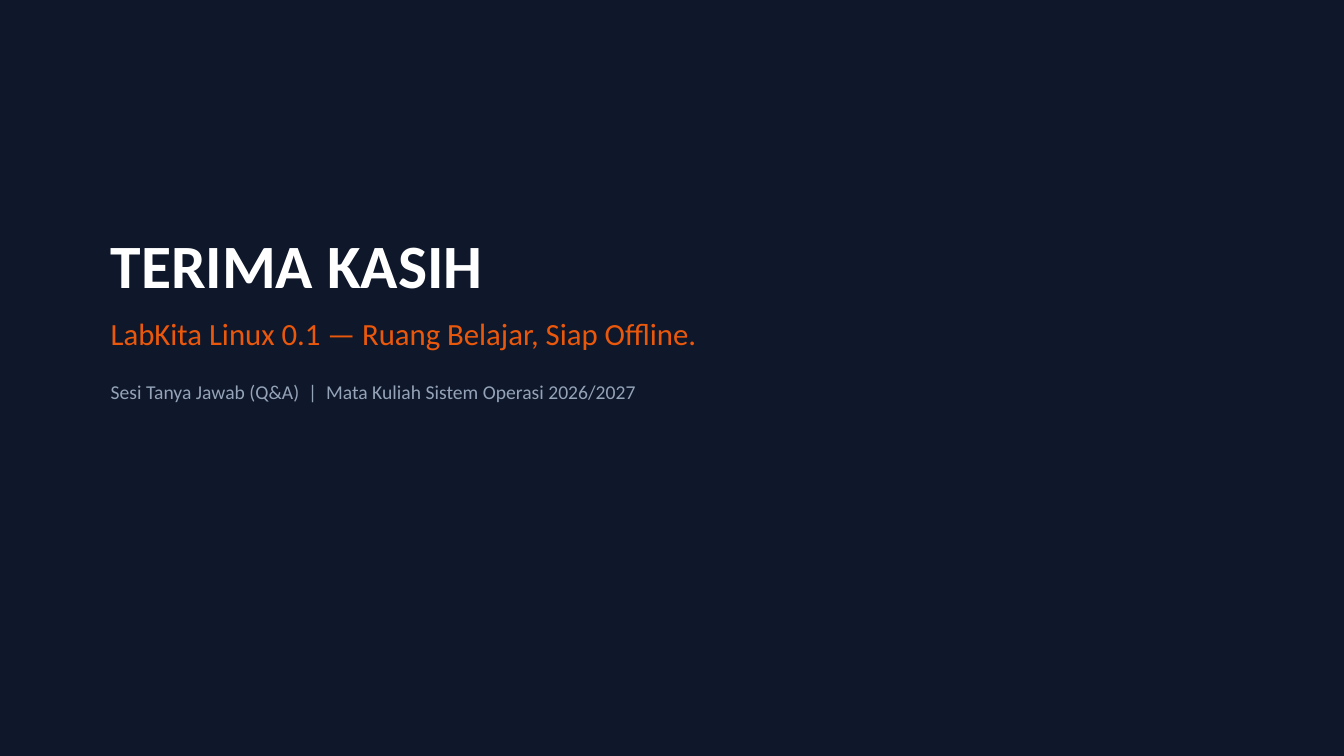
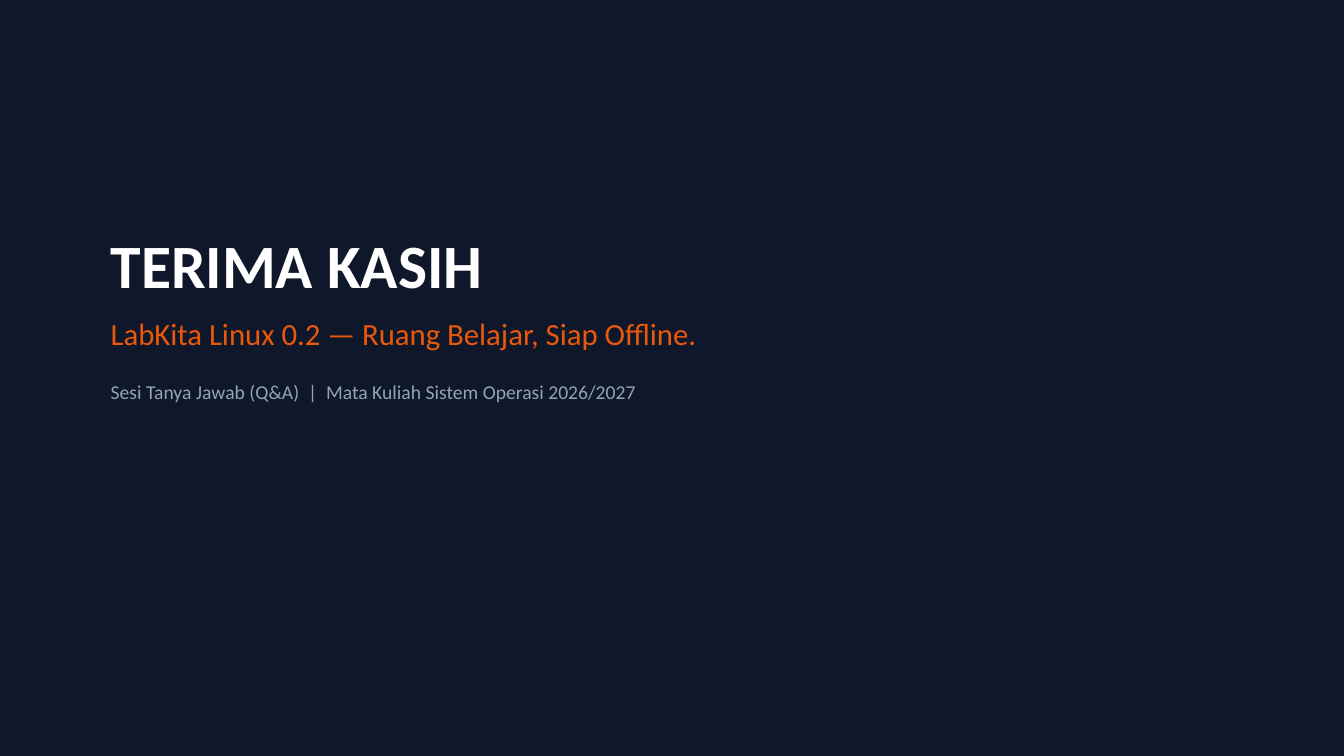
Before and after one commit to luvices/labkita, a slide deck: slide 12 of docs/presentation/labkita-presentation.pptx. Drawn at 1344x756 pixels with LibreOffice and Linux fonts; fonts in the diff are those of the drawing. Boxes give left, top, right and bottom in pixels: in the first picture for what was removed or moved away, otherwise in the second. Text is boxed around its words. In the diff, an @@ line names an element or a change of style, - is before the commit and + after.

```diff
--- a/docs/presentation/labkita-presentation.pptx
+++ b/docs/presentation/labkita-presentation.pptx
@@ text at [111,323,696,351]: text changed @@
-LabKita Linux 0.1 — Ruang Belajar, Siap Offline.
+LabKita Linux 0.2 — Ruang Belajar, Siap Offline.
```
Also in this commit, not shown: 3 other slides changed, 18 other files.
